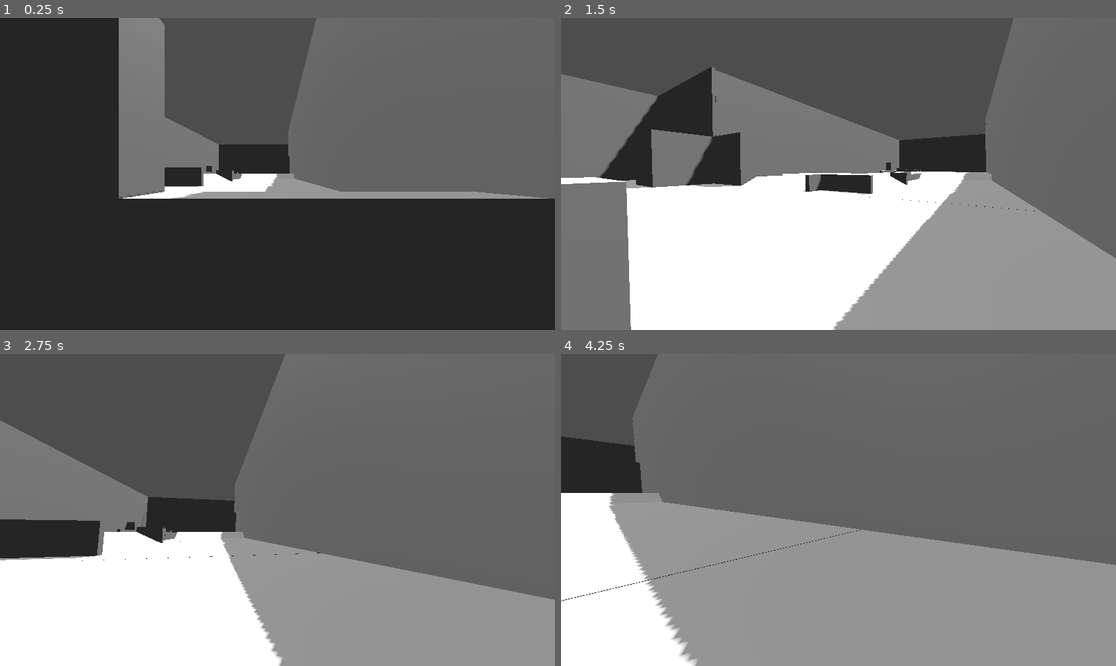
Above: before the commit, frames 1-4 (two rows, left to right).
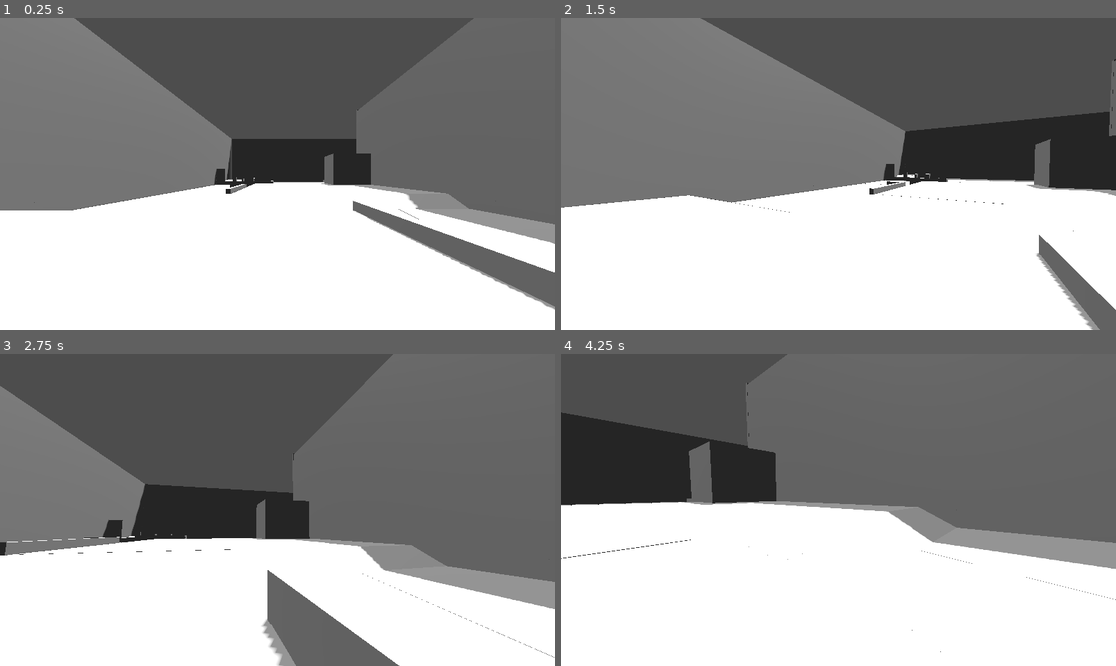
Above: after the commit, the same moments.

Repository: akdurran/Final-Project
Game: Godot game, scene res://test_scenes/navigation/nav_test.tscn
The game is run twice, just before and just after one commit, with the same random seed, the same clock (stepped at 60 frames per second) and the same inputs. This scene is started directly instead of the project's main scene.
Inputs (mouse positions are in pixels of both pictures, inside the frame that each line leads up to):
- Up to frame 1 (0.25 s): no input
- Up to frame 2 (1.5 s): tap Enter at 0.5 s; move the mouse to (866, 174) at 0.52 s; hold X (move_allies_to) 0.53-1.28 s; hold W (move_forward) from 0.53 s (still down); tap Space (jump) at 0.77 s; move the mouse to (810, 174) at 1.27 s; tap X (move_allies_to) at 1.35 s
- Up to frame 3 (2.75 s): keep holding W (move_forward); tap Space (jump) at 1.52 s; move the mouse to (288, 503) at 2.02 s; hold X (move_allies_to) from 2.03 s (still down)
- Up to frame 4 (4.25 s): keep holding W (move_forward); move the mouse to (832, 516) at 2.77 s; release X (move_allies_to) at 2.78 s; tap X (move_allies_to) at 2.85 s; tap Space (jump) at 3.02, 3.77 s; move the mouse to (877, 513) at 3.52 s; hold X (move_allies_to) from 3.53 s (still down)

The runs differ from the first frame. In frame 1, 66% of the frame differs, in the area x 0-100%, y 0-100%; in frame 2, 48%; in frame 3, 31%; in frame 4, 49%.

Commit message:
fixed weird clipping on a wall

Diff:
--- a/test_scenes/navigation/nav_test.tscn
+++ b/test_scenes/navigation/nav_test.tscn
@@ -44,7 +44,7 @@
 shadow_enabled = true
 
 [node name="player" parent="." instance=ExtResource("1_iije2")]
-transform = Transform3D(1, 0, 0, 0, 1, 0, 0, 0, 1, 53.1237, 1.11346, -1.44015)
+transform = Transform3D(1, 0, 0, 0, 1, 0, 0, 0, 1, 38.6596, 3.48102, -33.1683)
 
 [node name="NavigationRegion3D" type="NavigationRegion3D" parent="."]
 navigation_mesh = SubResource("NavigationMesh_kkt7i")
--- a/test_scenes/navigation/world.tscn
+++ b/test_scenes/navigation/world.tscn
@@ -254,7 +254,7 @@
 polygon = PackedVector2Array(0, 0, 0, 1, 1, 0)
 
 [node name="ramp long" type="CSGPolygon3D" parent="CSGCombiner3D/cp_orange/Ramps/side1"]
-transform = Transform3D(-2.18557e-07, 0, -25, 0, 2.5, 0, 5, 0, -1.09278e-06, 0.464, 0.5, -43.215)
+transform = Transform3D(-2.18557e-07, 0, -25, 0, 2.5, 0, 5, 0, -1.09278e-06, 0.464, 0.487, -43.285)
 polygon = PackedVector2Array(0, 0, 0, 1, 1, 0)
 
 [node name="ramp long2" type="CSGPolygon3D" parent="CSGCombiner3D/cp_orange/Ramps/side1"]
@@ -281,7 +281,7 @@
 polygon = PackedVector2Array(0, 0, 0, 1, 1, 0)
 
 [node name="ramp long" type="CSGPolygon3D" parent="CSGCombiner3D/cp_orange/Ramps/side2"]
-transform = Transform3D(-2.18557e-07, 0, -25, 0, 2.5, 0, 5, 0, -1.09278e-06, 0.464, 0.5, -43.215)
+transform = Transform3D(-2.18557e-07, 0, -25, 0, 2.5, 0, 5, 0, -1.09278e-06, 0.464, 0.497, -43.215)
 polygon = PackedVector2Array(0, 0, 0, 1, 1, 0)
 
 [node name="ramp long2" type="CSGPolygon3D" parent="CSGCombiner3D/cp_orange/Ramps/side2"]
